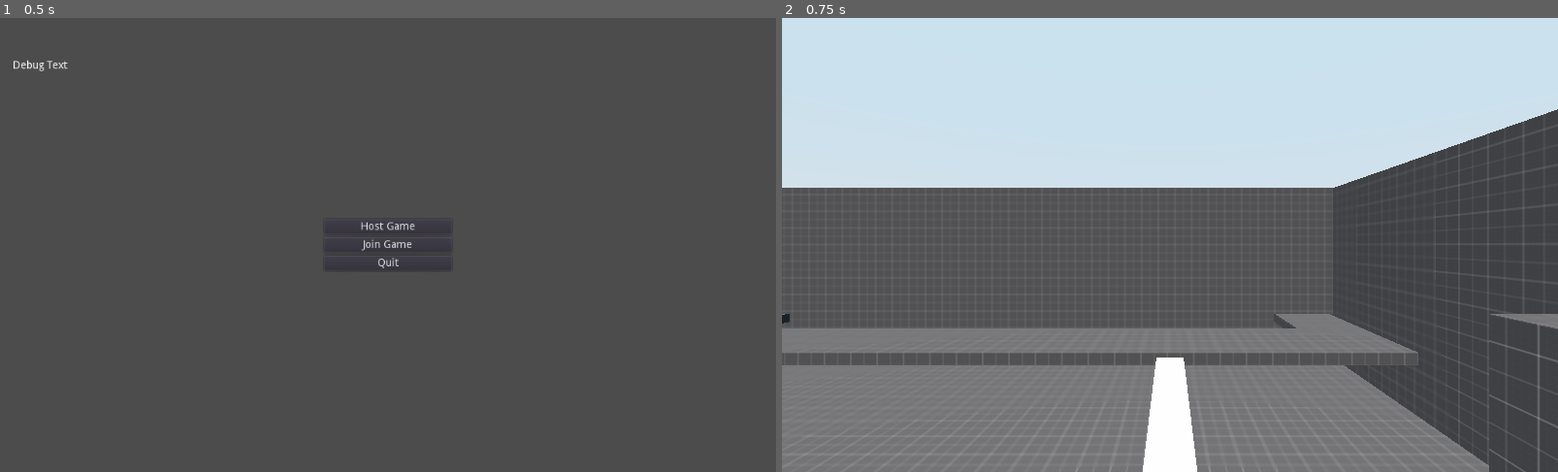
Above: before the commit, frames 1-2 (left to right).
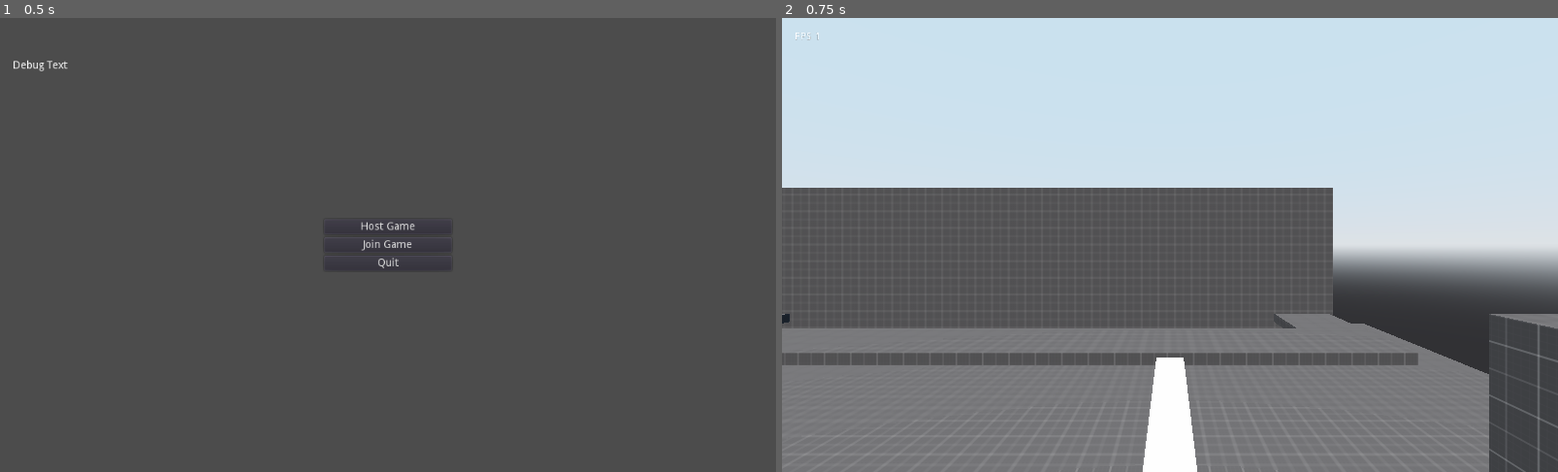
Above: after the commit, the same moments.

Repository: CJ-DayLight/Godot-Determenistic-Physic-Engine
Game: Godot game, scene res://Maps/MainMenu/MainMenu.tscn
Same seed, same stepped clock (60 frames per second), same inputs: the game is played once before the commit and once after it.
Inputs:
- Up to frame 1 (0.5 s): no input
- Up to frame 2 (0.75 s): click "Host Game" at 0.5 s

Frame 1 is identical in both runs. In frame 2, 11% of the frame differs, in the area x 1-100%, y 3-99%.

Commit message:
Add files via upload

Diff:
--- /dev/null
+++ b/Maps/PlayGround/Label.gd
@@ -0,0 +1,7 @@
+extends Label
+
+
+
+# Called every frame. 'delta' is the elapsed time since the previous frame.
+func _physics_process(delta):
+	self.set_text("FPS " + String(Engine.get_frames_per_second()))
--- a/Maps/PlayGround/PlayGround.tscn
+++ b/Maps/PlayGround/PlayGround.tscn
@@ -1,6 +1,7 @@
-[gd_scene load_steps=5 format=2]
+[gd_scene load_steps=6 format=2]
 
 [ext_resource path="res://Physic/PhysicCubic/Wall.tscn" type="PackedScene" id=1]
+[ext_resource path="res://Maps/PlayGround/Label.gd" type="Script" id=2]
 [ext_resource path="res://Maps/PlayGround/Environment.tres" type="Environment" id=3]
 [ext_resource path="res://Maps/PlayGround/PlayGround.gd" type="Script" id=4]
 [ext_resource path="res://Player/Player.tscn" type="PackedScene" id=6]
@@ -84,10 +85,16 @@
 Width = 355
 
 [node name="Wall11" parent="." instance=ExtResource( 1 )]
-transform = Transform( 1, 0, 0, 0, 1, 0, 0, 0, 1, 824, 0, 489 )
+transform = Transform( 1, 0, 0, 0, 1, 0, 0, 0, 1, 674, 0, 621 )
 Height = 109
-Depth = 370
-Width = 10
+Depth = 10
+Width = 121
+
+[node name="Wall25" parent="." instance=ExtResource( 1 )]
+transform = Transform( 1, 0, 0, 0, 1, 0, 0, 0, 1, 534, 0, 697 )
+Height = 109
+Depth = 10
+Width = 121
 
 [node name="Wall12" parent="." instance=ExtResource( 1 )]
 transform = Transform( 1, 0, 0, 0, 1, 0, 0, 0, 1, 1189, 0, 489 )
@@ -100,6 +107,74 @@
 Depth = 500
 Width = 500
 
+[node name="Wall14" parent="." instance=ExtResource( 1 )]
+transform = Transform( 1, 0, 0, 0, 1, 0, 0, 0, 1, 365, 70, 499 )
+Height = 4
+Depth = 35
+Width = 113
+
+[node name="Wall15" parent="." instance=ExtResource( 1 )]
+transform = Transform( 1, 0, 0, 0, 1, 0, 0, 0, 1, 126, 60, 499 )
+Height = 4
+Depth = 35
+Width = 113
+
+[node name="Wall16" parent="." instance=ExtResource( 1 )]
+transform = Transform( 1, 0, 0, 0, 1, 0, 0, 0, 1, 126, 32, 601 )
+Height = 30
+Depth = 113
+Width = 35
+
+[node name="Wall17" parent="." instance=ExtResource( 1 )]
+transform = Transform( 1, 0, 0, 0, 1, 0, 0, 0, 1, 441, 50, 601 )
+Height = 4
+Depth = 113
+Width = 35
+
+[node name="Wall18" parent="." instance=ExtResource( 1 )]
+transform = Transform( 1, 0, 0, 0, 1, 0, 0, 0, 1, 256, 0, 622 )
+Height = 34
+Depth = 71
+Width = 71
+
+[node name="Wall19" parent="." instance=ExtResource( 1 )]
+transform = Transform( 1, 0, 0, 0, 1, 0, 0, 0, 1, 126, 29, 777 )
+Depth = 35
+Width = 352
+
+[node name="Wall20" parent="." instance=ExtResource( 1 )]
+transform = Transform( 1, 0, 0, 0, 1, 0, 0, 0, 1, 126, 29, 812 )
+Depth = 35
+Width = 32
+
+[node name="Wall21" parent="." instance=ExtResource( 1 )]
+transform = Transform( 1, 0, 0, 0, 1, 0, 0, 0, 1, 446, 29, 812 )
+Depth = 35
+Width = 32
+
+[node name="Wall22" parent="." instance=ExtResource( 1 )]
+transform = Transform( 1, 0, 0, 0, 1, 0, 0, 0, 1, 122, 0, 849 )
+Height = 109
+Depth = 10
+Width = 355
+
+[node name="Wall23" parent="." instance=ExtResource( 1 )]
+transform = Transform( 1, 0, 0, 0, 1, 0, 0, 0, 1, 122, 0, 489 )
+Height = 109
+Depth = 10
+Width = 355
+
+[node name="Wall24" parent="." instance=ExtResource( 1 )]
+transform = Transform( 1, 0, 0, 0, 1, 0, 0, 0, 1, 112, 0, 489 )
+Height = 109
+Depth = 370
+Width = 10
+
+[node name="Wall26" parent="." instance=ExtResource( 1 )]
+transform = Transform( 1, 0, 0, 0, 1, 0, 0, 0, 1, 53, 2, 434 )
+Depth = 500
+Width = 500
+
 [node name="ServerPlayer" parent="." instance=ExtResource( 6 )]
 transform = Transform( 9, 0, 0, 0, 9, 0, 0, 0, 9, 932, 53, 653 )
 
@@ -108,3 +183,10 @@
 script = null
 
 [node name="RoundedStep" type="MeshInstance" parent="."]
+
+[node name="Label" type="Label" parent="."]
+margin_left = 17.0
+margin_top = 18.0
+margin_right = 191.0
+margin_bottom = 79.0
+script = ExtResource( 2 )
--- a/Player/PlayerRollBack.gd
+++ b/Player/PlayerRollBack.gd
@@ -21,20 +21,31 @@
 var OnWall = false
 var CurrentWallY
 var Fall:int = int(0)
+
+
+
 var FallVelocity:int = 0
 var Jumping = false
 
 var TurnAroundLeftPressed = false
 var TurnRateLeft = 0
 var CanTurn = false
+var MovementNotLocked = true
+
 
 var FarToPlane:bool = false
 var CountedWallClasicalRayCast = 0
 
 var NoMove = false
 
-
-
+var Velocity = Vector3.ZERO
+var LastPosition = Vector3.ZERO
+var VeloctiyCounter = 0
+
+var WallRuning = false
+var CanWallRun = true
+var WallRunTimeStep = 0
+var WallBoost = Vector3.ZERO
 
 #Offline Thinks
 func _input(event):
@@ -62,7 +73,7 @@
 		input["L"] = Input.is_action_pressed("ui_left")
 		input["R"] = Input.is_action_pressed("ui_right")
 	input["RY"] = RY
-	if Input.is_action_pressed("Jump"):
+	if Input.is_action_just_pressed("Jump"):
 		input["Jump"] = int(1)
 	if Input.is_action_just_pressed("TurnAroundLeft"):
 		input["TurnAroundLeft"] = true
@@ -71,12 +82,15 @@
 func _network_process(input: Dictionary) -> void:
 	TrunMovement(input.get("TurnAroundLeft",false))
 	CalculateForwardVector(input.get("RY",0),input.get("F",false),input.get("B",false),input.get("L",false),input.get("R",false))
+	WallRun()
 	RayCasting((global_translation * 10) + Vector3(-FVector.x,0,-FVector.z),0)
 	RayCastY((global_translation * 10) + Vector3(-FVector.x,0,-FVector.z),0)
 	OneShotRayCast() # The Reson This Name it works PhysicFrames per second and it is lower than other raycast
+	WallRunCoolDown()
 #	IsOnFloor()
 	Jump(input.get("Jump",0))
 	MakeMovement()
+	CalculateVelocity()
 
 func _save_state() -> Dictionary:
 	return {
@@ -92,40 +106,38 @@
 
 
 func CalculateForwardVector(Rotate,F,B,L,R):
-	var LR = 0
 # warning-ignore:narrowing_conversion
 	RoundedRotation = round(rotation_degrees.y)
 	rotate_y(deg2rad(int((Rotate * 3))))
-
 	if L == true and F == true:
-		RoundedRotation += 45
-		if RoundedRotation >= 180:
-			var X = RoundedRotation + -180
-			RoundedRotation = (180 - X) * -1
+			RoundedRotation += 45
+			if RoundedRotation >= 180:
+				var X = RoundedRotation + -180
+				RoundedRotation = (180 - X) * -1
 
 	if L == true and F == false and B == false:
-		RoundedRotation += 90
-		if RoundedRotation >= 180:
-			var X = RoundedRotation + -180
-			RoundedRotation = (180 - X) * -1
+			RoundedRotation += 90
+			if RoundedRotation >= 180:
+				var X = RoundedRotation + -180
+				RoundedRotation = (180 - X) * -1
 
 	if L == true and B == true:
-		RoundedRotation += -45
-		if RoundedRotation <= -180:
-			var X = RoundedRotation + 180
-			RoundedRotation = (180 + X)
+			RoundedRotation += -45
+			if RoundedRotation <= -180:
+				var X = RoundedRotation + 180
+				RoundedRotation = (180 + X)
 
 	if R == true and F == true:
-		RoundedRotation += -45
-		if RoundedRotation <= -180:
-			var X = RoundedRotation + 180
-			RoundedRotation = (180 + X)
+			RoundedRotation += -45
+			if RoundedRotation <= -180:
+				var X = RoundedRotation + 180
+				RoundedRotation = (180 + X)
 
 	if R == true and F == false and B == false:
-		RoundedRotation += -90
-		if RoundedRotation <= -180:
-			var X = RoundedRotation + 180
-			RoundedRotation = (180 + X)
+			RoundedRotation += -90
+			if RoundedRotation <= -180:
+				var X = RoundedRotation + 180
+				RoundedRotation = (180 + X)
 
 	if R == true and B == true:
 		RoundedRotation += 45
@@ -167,6 +179,7 @@
 	if F == true or L == true or R == true:
 		if B == false:
 			FVector = Vector3(stepify(FVector.x, 10),(-Fall * 10),stepify(FVector.z, 10)) / 10
+
 	if B == true:
 		FVector = Vector3(stepify(-FVector.x, 10),(-Fall * 10),stepify(-FVector.z, 10)) / 10
 
@@ -179,6 +192,11 @@
 		Fall += 1
 		if Fall >= 5:
 			Fall = 5
+			if Pressed > 0:
+				if WallRuning == true:
+					FVector = (WallNormal * 9)
+					Fall = -7
+					CanWallRun = false
 	else:
 		Fall = 0
 		if Pressed > 0:
@@ -188,7 +206,6 @@
 
 
 func RayCasting(RayStep,StepSize):
-	WallNormal = Vector3.ZERO
 	CountedWalls = 0
 	Colided = false
 	RayStep = RayStep + FVector
@@ -305,23 +322,75 @@
 
 func TrunMovement(Pressed):
 	if OnWall:
-		if Fall < 1:
+		if Fall < 2:
 			CanTurn = true
 	else:
 		CanTurn = false
-	if Pressed and CanTurn and FarToPlane:
+	if Pressed and CanTurn and FarToPlane and MovementNotLocked:
 		TurnAroundLeftPressed = true
 		TurnRateLeft = 0
 	if TurnAroundLeftPressed:
-		Fall = 0
-		TurnRateLeft += 15
-		rotate_y(deg2rad(int(15)))
+		WallBoost = Vector3.ZERO
+		TurnRateLeft += 60
+		MovementNotLocked = false
+		rotate_y(deg2rad(int(60)))
+		CanWallRun = false
 		if TurnRateLeft == 180:
+			Fall = -5
+			MovementNotLocked = true
 			CanTurn = false
 			TurnAroundLeftPressed = false
-			Fall = -7
-			FVector = (WallNormal * 9)
-
+
+func WallRun():
+	WallRuning = false
+	var RoundedRotationWR = round(rotation_degrees.y)
+	if OnWall and FarToPlane and CanWallRun:
+		if WallNormal.x != 0:
+
+			if WallNormal.x == 1:
+				if RoundedRotationWR >= -50 and RoundedRotationWR <= 180 or RoundedRotationWR <= -130:
+					if RoundedRotationWR >= -50 and RoundedRotationWR < 90:
+						FVector = Vector3(-2,0,5)
+						WallBoost = Vector3(0,0,5)
+						WallRuning = true
+
+					if RoundedRotationWR >= 90 and RoundedRotationWR <= 180 or RoundedRotationWR <= -130:
+						FVector = Vector3(-2,0,-5)
+						WallBoost = Vector3(0,0,-5)
+						WallRuning = true
+			if WallNormal.x == -1:
+
+				if RoundedRotationWR <= -0 or RoundedRotationWR <= 30 and RoundedRotationWR >= -180 or RoundedRotationWR >= 140:
+					if RoundedRotationWR >= 140 or RoundedRotationWR >= -180 and RoundedRotationWR <= -90:
+						FVector = Vector3(2,0,-5)
+						WallBoost = Vector3(0,0,-5)
+						WallRuning = true
+
+					if RoundedRotationWR <= 40 and RoundedRotationWR > -90:
+						FVector = Vector3(2,0,9)
+						WallBoost = Vector3(0,0,5)
+						WallRuning = true
+
+		if WallNormal.z != 0:
+			if WallNormal.z == -1:
+				if RoundedRotationWR >= 40:
+					FVector = Vector3(9,0,2)
+					WallBoost = Vector3(5,0,0)
+					WallRuning = true
+				if RoundedRotationWR <= -40:
+					FVector = Vector3(-9,0,2)
+					WallBoost = Vector3(-5,0,0)
+					WallRuning = true
+			if WallNormal.z == 1:
+				if RoundedRotationWR <= 140 and RoundedRotationWR >= -140:
+					if RoundedRotationWR <= 140 and RoundedRotationWR >= 0:
+						FVector = Vector3(9,0,-2)
+						WallBoost = Vector3(5,0,0)
+						WallRuning = true
+					if RoundedRotationWR >= -140 and RoundedRotationWR < 0:
+						FVector = Vector3(-9,0,-2)
+						WallBoost = Vector3(-5,0,0)
+						WallRuning = true
 
 func OneShotRayCast():
 	CountedWallClasicalRayCast = 0
@@ -347,3 +416,25 @@
 			if NearestWall != null:
 				if (global_translation.y + -5) < NearestWall.HV.y:
 					FarToPlane = false
+
+
+func CalculateVelocity():
+	if ColidedY == true:
+		if VeloctiyCounter == 1:
+			Velocity = global_translation - LastPosition
+			VeloctiyCounter = 0
+		else:
+			LastPosition = global_translation
+			VeloctiyCounter += 1
+
+
+func WallRunCoolDown():
+	if CanWallRun == false:
+		if WallRunTimeStep >= 10:
+			CanWallRun = true
+			WallRunTimeStep = 0
+		else:
+			WallRunTimeStep += 1
+			if ColidedY == false:
+				FVector = (WallNormal * 4) + WallBoost
+				FVector.y = -Fall
